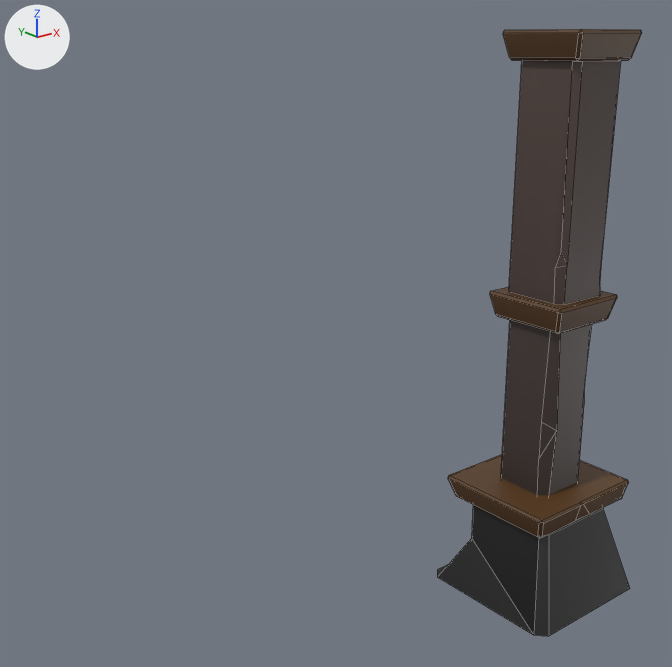
The FBX model SibGameJam2025/Assets/Art/Props/Prop_pillar_02.fbx: old version first, new version second.
One viewpoint serves both versions: a camera (50 mm lens) standing at (-7.92, -6.15, 6.11) and looking at (-1.16, 2.29, 2.74). Every picture has the same lights, and +X, +Y and +Z are marked at upper left. The first picture is the older version. Mesh edges are drawn as thin lines.

Objects in the first picture: 'Pillar_02'.
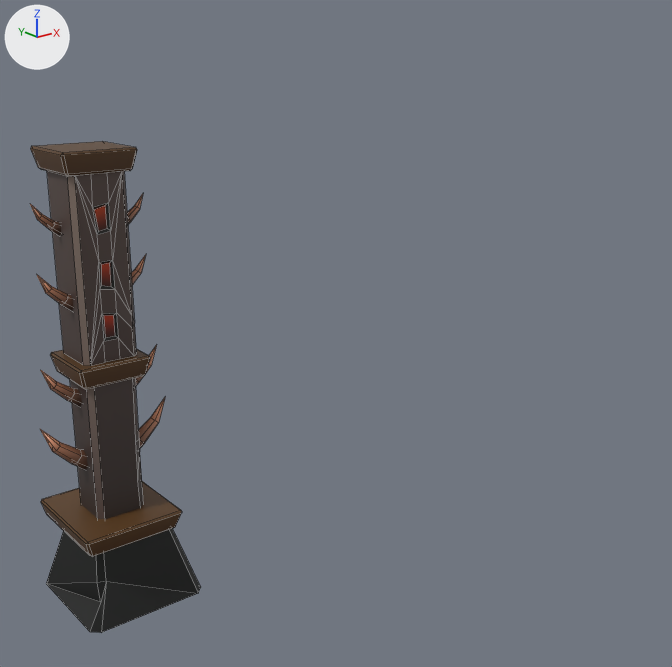
Patch to the scene script:
```diff
--- a/SibGameJam2025/Assets/Art/Props/Prop_pillar_02.fbx.py
+++ b/SibGameJam2025/Assets/Art/Props/Prop_pillar_02.fbx.py
@@ me_circle_003 @@
 # used by ob_pillar_02; location = (0.0, 0.0, 0.0); rotation_euler = (1.571, 0.0, 0.0), in degrees (90, 0, 0); scale = (0.01, 0.01, 0.01)
-me_circle_003.from_pydata(...)  # 142 vertices, 127 faces; spans x -85.0..85.0, y 0.0..623.0, z -85.0..85.0
+me_circle_003.from_pydata(...)  # 346 vertices, 339 faces; spans x -85.0..85.0, y 0.0..623.0, z -95.0..89.0
+# me_circle_003 part 1: a new loose piece of 19 vertices spanning x -4.0..20.0, y 186.0..267.0, z 7.0..89.0, in mat_material (picture img_albedopalette_png)
+# me_circle_003 part 2: a new loose piece of 19 vertices spanning x -2.0..17.0, y 282.0..347.0, z 14.0..80.0, in mat_material (picture img_albedopalette_png)
+# me_circle_003 part 3: a new loose piece of 19 vertices spanning x 7.0..25.0, y 415.0..474.0, z 18.0..77.0, in mat_material (picture img_albedopalette_png)
+# me_circle_003 part 4: a new loose piece of 19 vertices spanning x -9.0..5.0, y 512.0..558.0, z 23.0..71.0, in mat_material (picture img_albedopalette_png)
+# me_circle_003 part 5: a new loose piece of 19 vertices spanning x -5.0..20.0, y 186.0..267.0, z -95.0..-12.0, in mat_material (picture img_albedopalette_png)
+# me_circle_003 part 6: a new loose piece of 19 vertices spanning x -2.0..17.0, y 282.0..347.0, z -86.0..-20.0, in mat_material (picture img_albedopalette_png)
+# me_circle_003 part 7: a new loose piece of 19 vertices spanning x -10.0..8.0, y 415.0..474.0, z -83.0..-23.0, in mat_material (picture img_albedopalette_png)
+# me_circle_003 part 8: a new loose piece of 19 vertices spanning x 10.0..25.0, y 512.0..558.0, z -76.0..-29.0, in mat_material (picture img_albedopalette_png)
+# me_circle_003 part 9
+# 4 vertices are removed from x 35.0..45.0, y 370.0..412.0, z -35.0..34.0
+# 12 faces are deleted
+# 50 vertices are added at x -30.0..45.0, y 351.0..593.0, z -16.0..7.0
+# 6 new vertices lie (0.0, 0.0, 21.0) away from vertices in x -30.0..45.0, y 351.0..593.0, z -15.0..-10.0
+# 73 new faces join them
+# other edits to the shape of me_circle_003 do not show in these pictures
 me_circle_003.materials.append(mat_material)
@@ ob_pillar_02 @@
 ob_pillar_02 = bpy.data.objects.new('Pillar_02', me_circle_003)
-ob_pillar_02.location = (0.0, 0.0, 0.0)
-ob_pillar_02.rotation_euler = (1.571, 0.0, 0.0)  # degrees (90, 0, 0)
+ob_pillar_02.location = (-2.97, 4.93, -1.36)
+ob_pillar_02.rotation_euler = (1.571, 0.0, 1.571)  # degrees (90, 0, 90)
 ob_pillar_02.scale = (0.01, 0.01, 0.01)
```

What differs and where, as boxes (x1, y1, x2, y2) in the pictures (672 x 667 px):
'Pillar_02', reshaped, moved, turned
    before: (437, 29, 642, 636)
    after: (30, 141, 201, 633)
part 1 of me_circle_003, added (brown)
    after: (138, 398, 165, 448)
part 2 of me_circle_003, added
    after: (135, 345, 157, 386)
part 3 of me_circle_003, added
    after: (131, 255, 146, 285)
part 4 of me_circle_003, added
    after: (127, 194, 143, 225)
part 5 of me_circle_003, added (brown)
    after: (40, 429, 88, 470)
part 6 of me_circle_003, added (brown)
    after: (41, 370, 82, 407)
part 7 of me_circle_003, added (brown)
    after: (36, 274, 74, 311)
part 8 of me_circle_003, added
    after: (30, 204, 61, 236)
part 9 of me_circle_003, cut back
    before: (509, 61, 621, 305)
    after: (75, 172, 134, 365)
